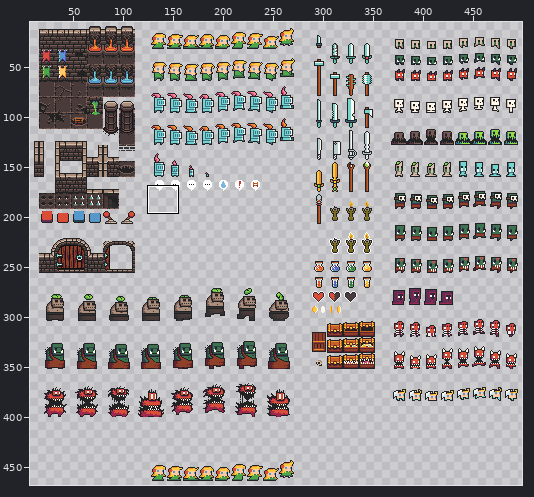
Two versions of one sprite sheet, game/assets/tileset.png. Above, an overview of the earlier version with the close-up marked.
Close-up. As it was:
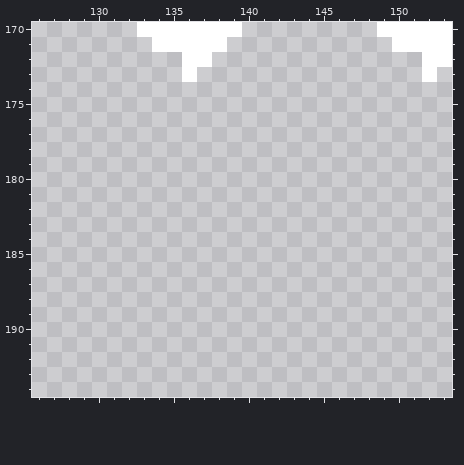
The file is 512x512 pixels. Colours within 5 levels of each other are drawn and written as one. Shown: x 126..153, y 170..194. The wide view leaves out empty margins.
After:
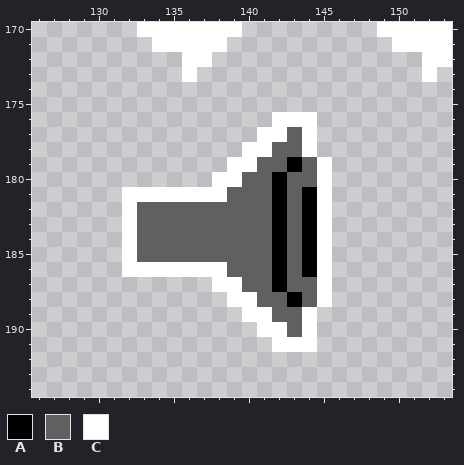
Palette (. is transparent): A #000000  B #606060  C #ffffff
From old to new:
@@ x 130..147 @@
 175 ..................
-176 ..................
-177 ..................
-178 ..................
-179 ..................
-180 ..................
-181 ..................
-182 ..................
-183 ..................
-184 ..................
-185 ..................
-186 ..................
-187 ..................
-188 ..................
-189 ..................
-190 ..................
-191 ..................
+176 ............CCC...
+177 ...........CCBC...
+178 ..........CCBBC...
+179 .........CCBBABC..
+180 ........CCBBABBC..
+181 ..CCCCCCCBBBABAC..
+182 ..CBBBBBBBBBABAC..
+183 ..CBBBBBBBBBABAC..
+184 ..CBBBBBBBBBABAC..
+185 ..CBBBBBBBBBABAC..
+186 ..CCCCCCCBBBABAC..
+187 ........CCBBABBC..
+188 .........CCBBABC..
+189 ..........CCBBC...
+190 ...........CCBC...
+191 ............CCC...
 192 ..................
Where, in picture pixels (left, top, right, bottom), the same in both close-ups:
added: (122, 112, 332, 352)
